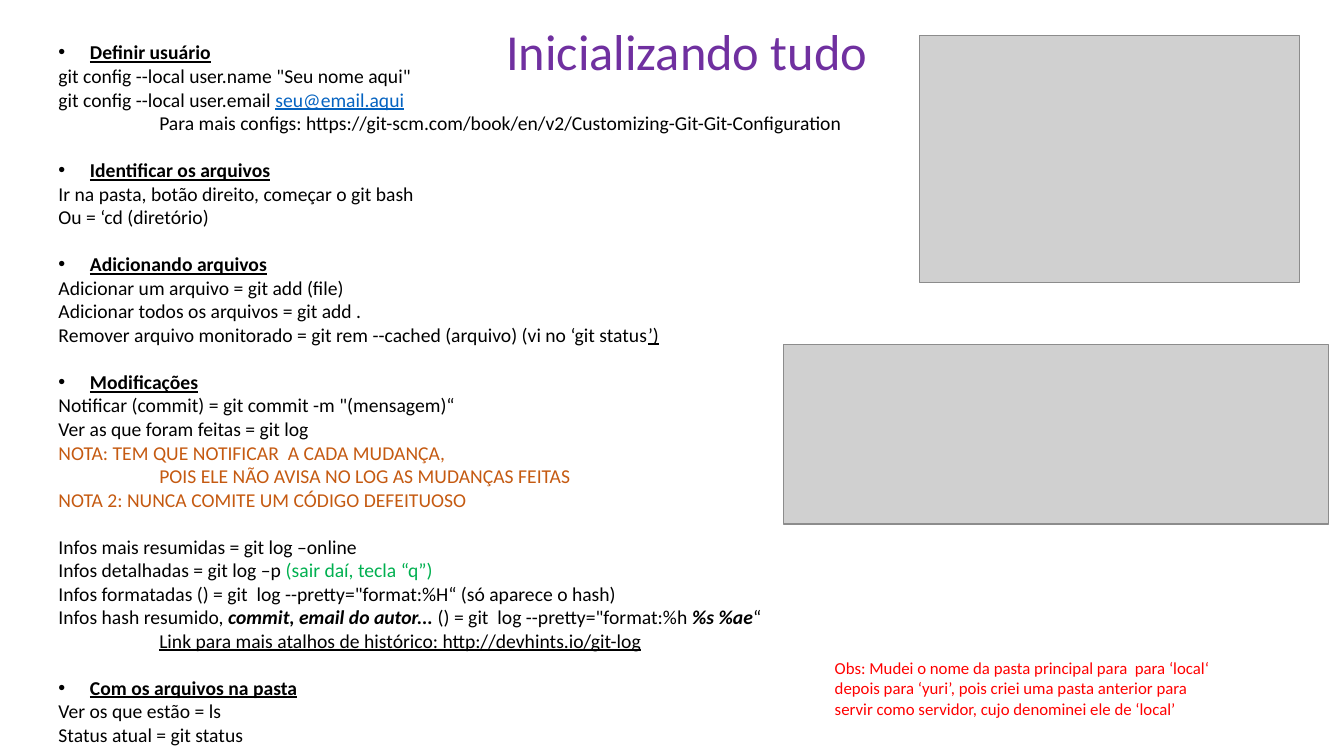
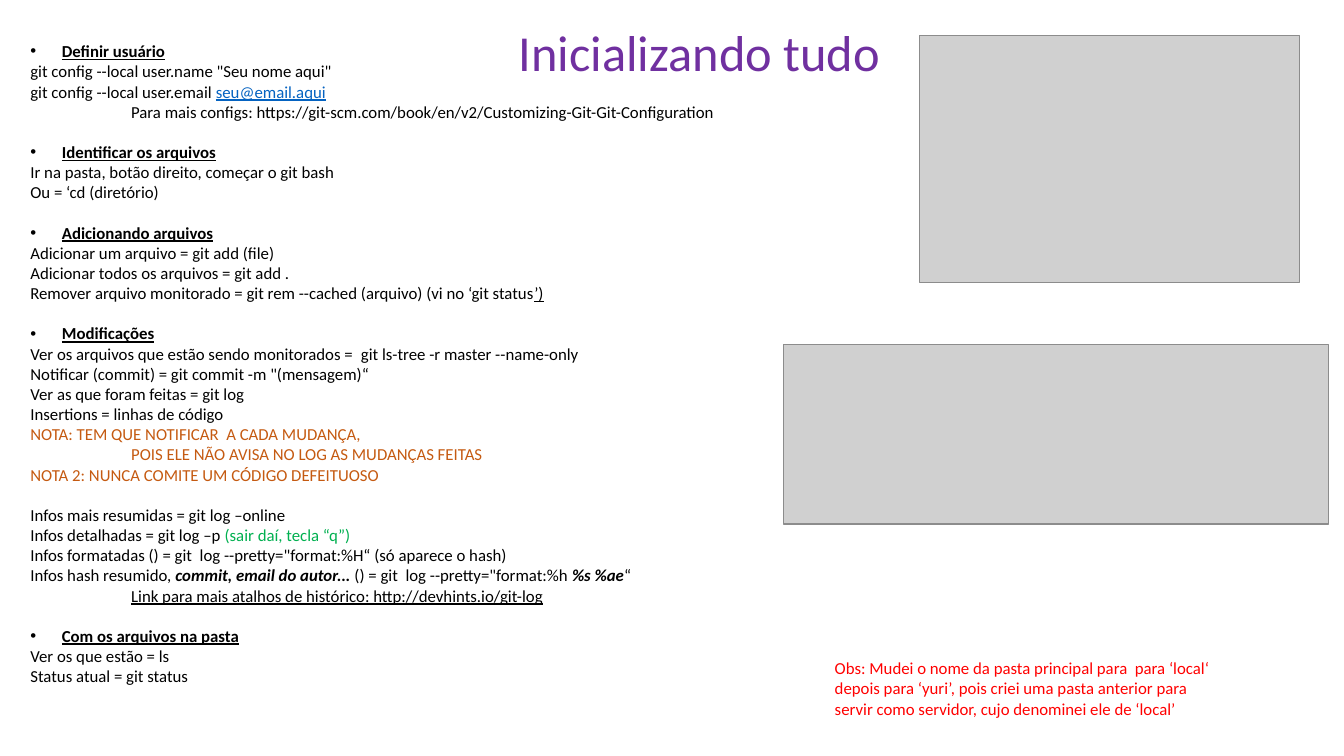
Before and after one commit to YuriCF1/TesteComGit, a slide deck: slide 1 of Atalhos img.pptx. Drawn at 1344x756 pixels with LibreOffice and Linux fonts; fonts in the diff are those of the drawing; grey boxes stand for pictures. Boxes give left, top, right and bottom in pixels: in the first picture for what was removed or moved away, otherwise in the second. Text is boxed around its words. In the diff, an @@ line names an element or a change of style, - is before the commit and + after.

Commit message:
Adicionei mais arquivos

```diff
--- a/Atalhos img.pptx
+++ b/Atalhos img.pptx
@@ text "Inicializando tudo": place and size @@
-text "Inicializando tudo" at <box>506,35,867,71</box>
+text "Inicializando tudo" at <box>519,36,879,72</box>
@@ text "Definir usuário": place and size @@
-text "Definir usuário" at <box>58,45,841,746</box>
+text "Definir usuário" at <box>30,45,714,685</box>
@@ text at <box>30,45,714,685</box>: size 14 to 12 pt @@
@@ text at <box>30,348,578,363</box>: paragraph added @@
+Ver os arquivos que estão sendo monitorados = git ls-tree -r master --name-only
@@ text at <box>30,408,223,423</box>: paragraph added @@
+Insertions = linhas de código
```
Also in this commit, not shown: 1 other file.
